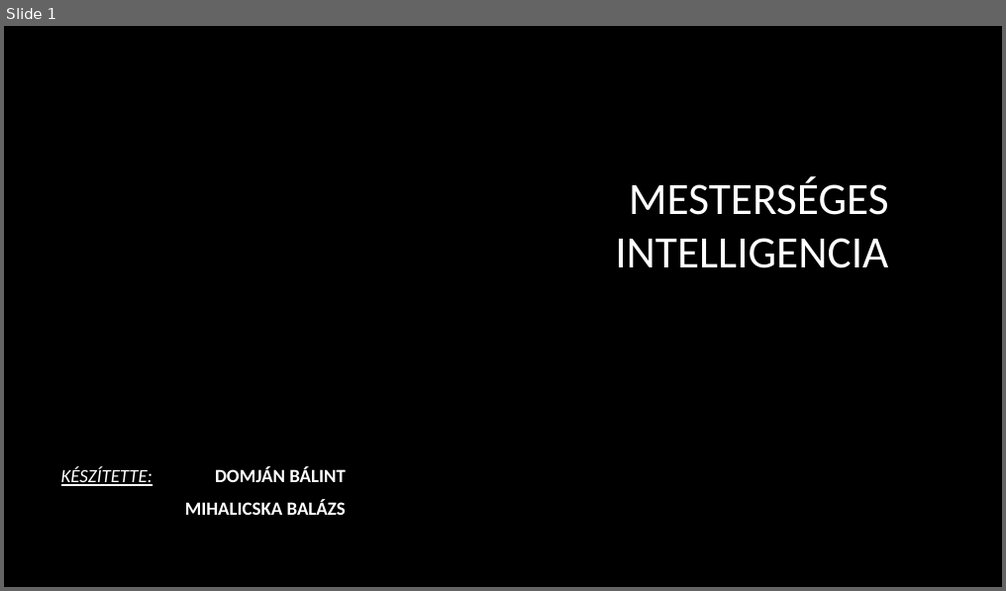
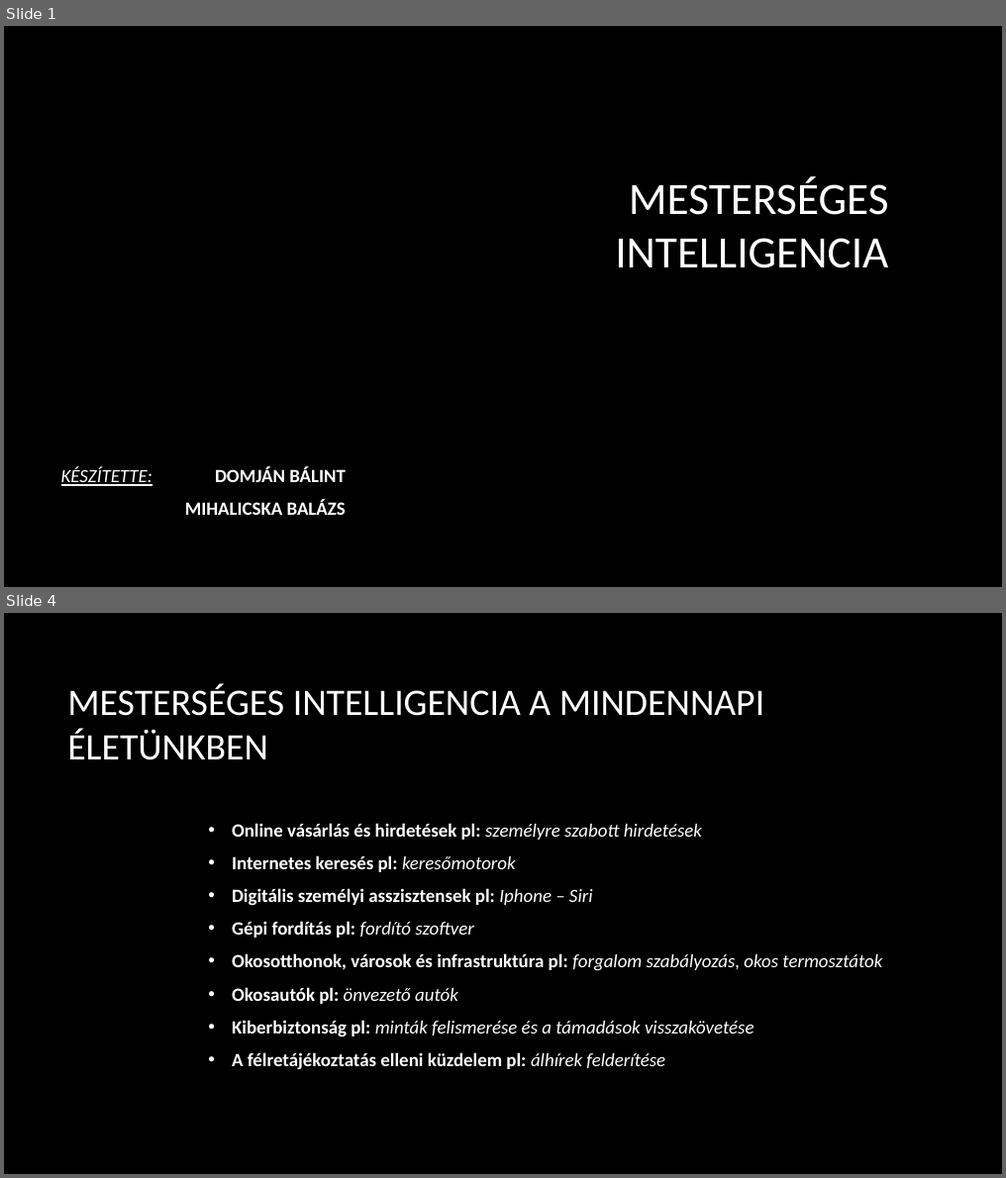
Before and after one commit to DomBalint17/Projekt, a slide deck: mestersegesi.pptx. Shown one above the other, each under a label of ours: slide 1 before the commit, slides 1 and 4 after it; the slides between them are not shown. The pictures are 1006x591 and 1006x1178 pixels, drawn with LibreOffice and Linux fonts; fonts in the diff are those of the drawing; background and template pictures are left out. Boxes give left, top, right and bottom in pixels: in the first picture for what was removed or moved away, otherwise in the second. Text is boxed around its words. In the diff, an @@ line names an element or a change of style, - is before the commit and + after.

```diff
--- a/mestersegesi.pptx
+++ b/mestersegesi.pptx
@@ slide 4 added at (4, 613, 1002, 1174), background picture (left out) @@
@@ title added at (67, 683, 764, 761), 36 pt, text #FFFFFF @@
+MESTERSÉGES INTELLIGENCIA A MINDENNAPI ÉLETÜNKBEN
@@ text added at (232, 823, 882, 1070), 18 pt, text #FFFFFF, bold @@
+• Online vásárlás és hirdetések pl: személyre szabott hirdetések
+• Internetes keresés pl: keresőmotorok
+• Digitális személyi asszisztensek pl: Iphone – Siri
+• Gépi fordítás pl: fordító szoftver
+• Okosotthonok, városok és infrastruktúra pl: forgalom szabályozás, okos termosztátok
+• Okosautók pl: önvezető autók
+• Kiberbiztonság pl: minták felismerése és a támadások visszakövetése
+• A félretájékoztatás elleni küzdelem pl: álhírek felderítése
```
Also in this commit, not shown: 4 other slides added.
